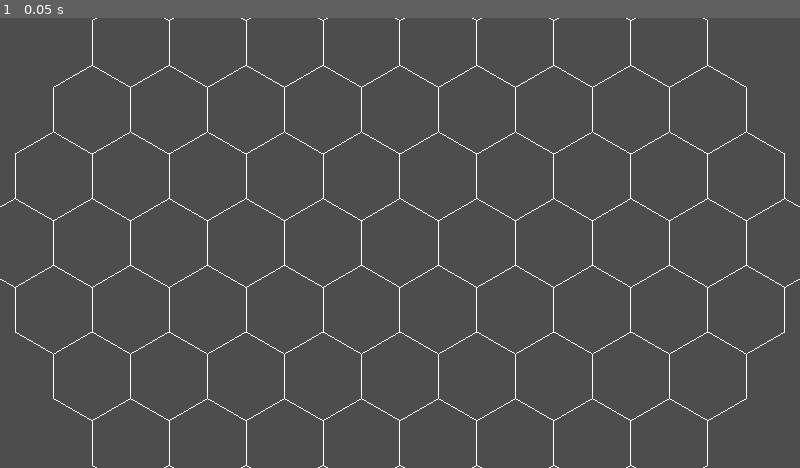
Above: before the commit, frame 1.
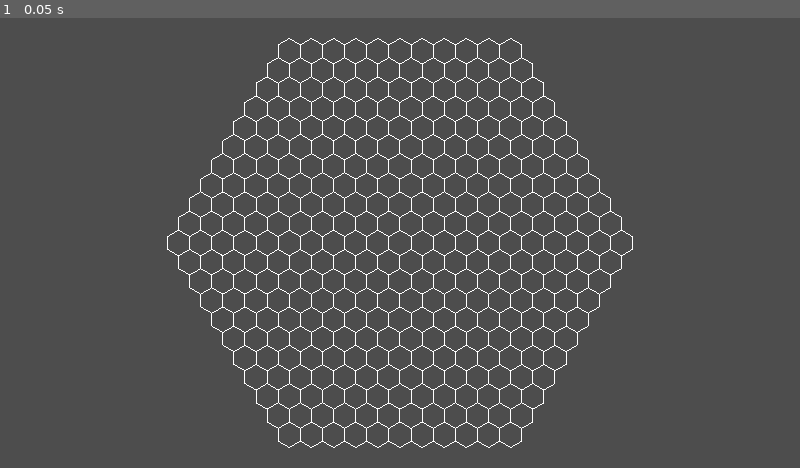
Above: after the commit, the same moment.

Repository: Idandot/Space-Arena
Game: Godot game, scene res://Base/Arena.tscn
Two runs of this game, one before a commit and one after it. Both use one fixed random seed, a clock stepped at 60 frames per second and the inputs below.
Inputs:
- Up to frame 1 (0.05 s): no input

The runs differ from the first frame. In frame 1, 5.3% of the frame differs, in the area x 0-100%, y 0-100%.

Commit message:
New System 0.1.0
Новая арена, новая камера, новый HexGrid

Далее: элементарный обьект в сетке под действием гравитации

Diff:
--- a/Base/Arena.gd
+++ b/Base/Arena.gd
@@ -1,11 +1,16 @@
 extends Node2D
 
-#Занимается начальным сетапом арены, ходы будет выполнять TurnManager!
+#Занимается начальным сетапом арены, а за ходами следить будет TurnManager
 
-@export var arena_radius = 5
+@export var arena_radius = 10
 
-#ВНИМАНИЕ: требует модуль HexGrid для работы!
-@onready var hex_grid: Node2D = $HexGrid
+#Арена без HexGrid это как секс без девушки
+@onready var hex_grid: HexGrid = $HexGrid
+#Наблюдатель обязателен
+@onready var arena_camera: ArenaCamera = $Camera2D
 
 func _ready():
-	hex_grid.create_grid(arena_radius)
+	#нужно создать арену и дождаться ее полного создания!
+	await hex_grid.create_grid(arena_radius)
+	#чтобы все было видно, подстраиваем камеру
+	arena_camera.zoom_to_fit(hex_grid.get_grid_world_size())
--- a/Base/ArenaCam.gd
+++ b/Base/ArenaCam.gd
@@ -1,6 +1,30 @@
+class_name ArenaCamera
 extends Camera2D
 
-func zoom_to_fit(rect: Rect2):
-	var screen_size = get_viewport_rect()
 
-	push_warning("func zoom_to_fit isn't yet written")
+@export var max_zoom = 10.0
+@export var min_zoom = 0.1
+@export var margin = 1.1
+
+func zoom_to_fit(target_rect: Rect2):
+	var screen_size := get_viewport_rect().size
+	var target_size : Vector2 = target_rect.size * margin
+
+	if target_size.x <= 0 or target_size.y <= 0:
+		push_warning("Invalid rect size, zoom_to_fit aborted")
+		return
+
+	var target_ratio = target_size.x / target_size.y
+	var viewport_ratio = screen_size.x / screen_size.y
+
+	var required_zoom: float
+
+	if target_ratio > viewport_ratio:
+		required_zoom = screen_size.x / target_size.x
+	else:
+		required_zoom = screen_size.y / target_size.y
+
+	required_zoom = clamp(required_zoom, min_zoom, max_zoom)
+
+	zoom = required_zoom * Vector2.ONE
+	global_position = target_rect.get_center()
--- a/Base/Hex.gd
+++ b/Base/Hex.gd
@@ -1,4 +1,5 @@
 extends Node2D
+class_name Hex
 
 var points := []
 @onready var colPoly = $Area2D/CollisionPolygon2D
--- a/Base/HexGrid.gd
+++ b/Base/HexGrid.gd
@@ -1,3 +1,4 @@
+class_name HexGrid
 extends Node2D
 
 #pointy_top hexes
@@ -6,6 +7,7 @@
 
 var grid_radius: int
 var grid: Dictionary #key: Vector2i -> value: Hex object
+
 
 func create_grid(radius: int):
 	grid_radius = radius
@@ -16,3 +18,18 @@
 		grid[hex_position] = newHex
 		add_child(newHex)
 		newHex.setup(hex_position)
+
+func get_grid() -> Dictionary:
+	return grid
+
+func get_hex_at(axial: Vector2i) -> Hex:
+	return grid[axial]
+
+func get_grid_array() -> Array[Vector2i]:
+	var hexes_array: Array[Vector2i]
+	for hex_pos in grid.keys():
+		hexes_array.append(hex_pos)
+	return hexes_array
+
+func get_grid_world_size() -> Rect2:
+	return AxialUtilities.find_rect(get_grid_array())
--- a/Static Class/AxialUtilities.gd
+++ b/Static Class/AxialUtilities.gd
@@ -3,6 +3,8 @@
 
 const HEX_SIDE := 64
 const SQRT3 := sqrt(3)
+const HEX_HEIGHT := HEX_SIDE * 2
+const HEX_WIDTH := HEX_SIDE * SQRT3
 
 static func axial_to_world(axial: Vector2i) -> Vector2:
 	var q = axial.x
@@ -17,9 +19,16 @@
 	return Vector2(x, y)
 
 static func world_to_axial(world: Vector2) -> Vector2i:
+	var x = world.x
+	var y = world.y
 
-	push_warning("func axial_to_world isn't yet written")
-	return Vector2i(0,0)
+	x /= HEX_SIDE
+	y /= HEX_SIDE
+
+	var fq = SQRT3/3 * x - 1.0/3 * y
+	var fr = 2.0/3 * y
+
+	return round_axial(Vector2(fq,fr))
 
 static func round_axial(axial_frac: Vector2) -> Vector2i:
 	var fq = axial_frac.x
@@ -34,9 +43,14 @@
 	var dr = abs(r-fr)
 	var ds = abs(s-fs)
 
+	if dq > dr and dq > ds:
+		q = -r-s
+	elif dr > ds:
+		r = -q-s
+	else:
+		s = -q-r
 
-	push_warning("func round_axial isn't yet written")
-	return Vector2i(0,0)
+	return Vector2i(q,r)
 
 static func axial_in_radius(center: Vector2i, radius: int) -> Array[Vector2i]:
 	var result: Array[Vector2i] = []
@@ -56,6 +70,23 @@
 
 	for hex in hexes:
 		var world_pos = axial_to_world(hex)
+		world_points.append(world_pos)
 
-	push_warning("func find_rect isn't yet written")
-	return Rect2()
+	var min_point = world_points[0]
+	var max_point = world_points[0]
+
+	for point in world_points:
+		min_point.x = min(min_point.x, point.x)
+		min_point.y = min(min_point.y, point.y)
+		max_point.x = max(max_point.x, point.x)
+		max_point.y = max(max_point.y, point.y)
+
+	max_point.x += HEX_WIDTH /2
+	min_point.x -= HEX_WIDTH /2
+	max_point.y += HEX_HEIGHT /2
+	min_point.y -= HEX_HEIGHT /2
+
+	var rect_position = min_point
+	var rect_size = max_point - min_point
+
+	return Rect2(rect_position, rect_size)
